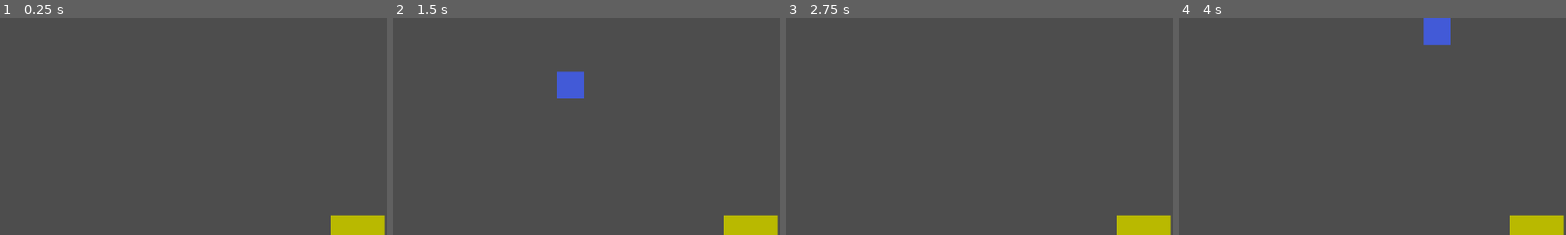
Above: before the commit, frames 1-4 (left to right).
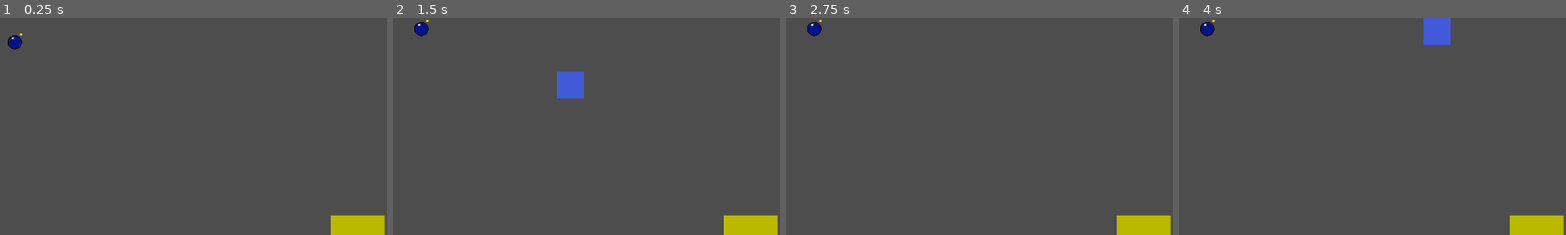
Above: after the commit, the same moments.

Repository: ElianOsiris/LightsOut
Game: Godot game, scene res://main.tscn
Same seed, same stepped clock (60 frames per second), same inputs: the game is played once before the commit and once after it. Before the commit the project has no main scene; this scene is started directly in both runs.
Inputs (mouse positions are % of the whole screen's width and height, from its top left):
- Up to frame 1 (0.25 s): no input
- Up to frame 2 (1.5 s): tap Enter at 0.5 s; move the mouse to (72, 45) at 0.52 s; hold D (ui_right) 0.53-1.28 s; click (72, 45) at 0.67 s; move the mouse to (30, 55) at 1.27 s; hold S (ui_down) from 1.28 s (still down); click (30, 55) at 1.42 s
- Up to frame 3 (2.75 s): move the mouse to (60, 28) at 2.02 s; release S (ui_down) at 2.03 s; hold D (ui_right) from 2.03 s (still down); click (60, 28) at 2.17 s
- Up to frame 4 (4 s): move the mouse to (45, 70) at 2.77 s; release D (ui_right) at 2.78 s; hold W (ui_up) 2.78-3.53 s; click (45, 70) at 2.92 s; move the mouse to (80, 65) at 3.52 s; hold A (ui_left) from 3.53 s (still down); click (80, 65) at 3.67 s
The pictures show only the part of the screen within x 5-55%, y 0-50%; the shares and areas given below are measured in that part.

The runs differ from the first frame. In frame 1, 0.2% of the frame differs, in the area x 2-6%, y 7-15%; in frame 2, 0.2%, in the area x 5-10%, y 0-9%; in frame 3, 0.2%; in frame 4, 0.2%.

Commit message:
Add bomb

Diff:
--- /dev/null
+++ b/items/bomb.tscn
@@ -0,0 +1,17 @@
+[gd_scene load_steps=3 format=3 uid="uid://cfktiv4p7gej0"]
+
+[ext_resource type="Texture2D" uid="uid://ctf6quicgtyly" path="res://assets/bomb.png" id="1_amjlg"]
+
+[sub_resource type="CircleShape2D" id="CircleShape2D_lnnoo"]
+
+[node name="Bomb" type="Node2D"]
+
+[node name="Area" type="Area2D" parent="."]
+
+[node name="CollisionShape2D" type="CollisionShape2D" parent="Area"]
+shape = SubResource("CircleShape2D_lnnoo")
+
+[node name="Sprite2D" type="Sprite2D" parent="Area"]
+position = Vector2(0, -0.695)
+scale = Vector2(0.025, 0.025)
+texture = ExtResource("1_amjlg")
--- a/main.tscn
+++ b/main.tscn
@@ -1,7 +1,8 @@
-[gd_scene load_steps=5 format=3 uid="uid://2eog75pmdwoj"]
+[gd_scene load_steps=6 format=3 uid="uid://2eog75pmdwoj"]
 
 [ext_resource type="Script" uid="uid://bgd56uwr3dyk5" path="res://player.gd" id="1_ig7tw"]
 [ext_resource type="Script" uid="uid://bji5f7oc0u6em" path="res://light.gd" id="2_0xm2m"]
+[ext_resource type="PackedScene" uid="uid://cfktiv4p7gej0" path="res://items/bomb.tscn" id="3_h2yge"]
 
 [sub_resource type="RectangleShape2D" id="RectangleShape2D_0xm2m"]
 size = Vector2(40, 40)
@@ -23,7 +24,9 @@
 offset_bottom = 40.0
 color = Color(0.258571, 0.354361, 0.843396, 1)
 
-[node name="CollisionShape2D" type="CollisionShape2D" parent="Player"]
+[node name="Area" type="Area2D" parent="Player"]
+
+[node name="CollisionShape2D" type="CollisionShape2D" parent="Player/Area"]
 position = Vector2(20, 20)
 shape = SubResource("RectangleShape2D_0xm2m")
 
@@ -42,4 +45,8 @@
 offset_bottom = 40.0
 color = Color(0.725393, 0.727151, 0, 1)
 
+[node name="Bomb" parent="." instance=ExtResource("3_h2yge")]
+position = Vector2(78, 36)
+
+[connection signal="input_event" from="Player" to="Player" method="_on_input_event"]
 [connection signal="body_entered" from="Light" to="Player" method="_on_light_body_entered"]
--- a/player.gd
+++ b/player.gd
@@ -17,6 +17,15 @@
 	var screen_size = get_viewport_rect().size
 	position.x = clamp(position.x, 0, screen_size.x-40)
 	position.y = clamp(position.y, 0, screen_size.y-40)
+	var player_areaa: Area2D = find_child("Area")
+
+	# Bomb logic
+	if Input.is_mouse_button_pressed(1):
+		var player_area: Area2D = find_child("Area")
+		for  area in player_area.get_overlapping_areas():
+			if area.get_parent().name == "Bomb":
+				area.position = Vector2(position.x - 60.0, transform.origin.y - 20)
+
 
 func add_score(points: int):
 	lives -= points
--- a/project.godot
+++ b/project.godot
@@ -11,9 +11,13 @@
 [application]
 
 config/name="Lights Out"
-run/main_scene="res://scenes/main.tscn"
+run/main_scene="uid://2eog75pmdwoj"
 config/features=PackedStringArray("4.4", "Forward Plus")
 config/icon="res://assets/icon.svg"
+
+[dotnet]
+
+project/assembly_name="Lights Out"
 
 [input]
 
Binary file added: assets/bomb.png
Not shown, added: assets/bomb.png.import
